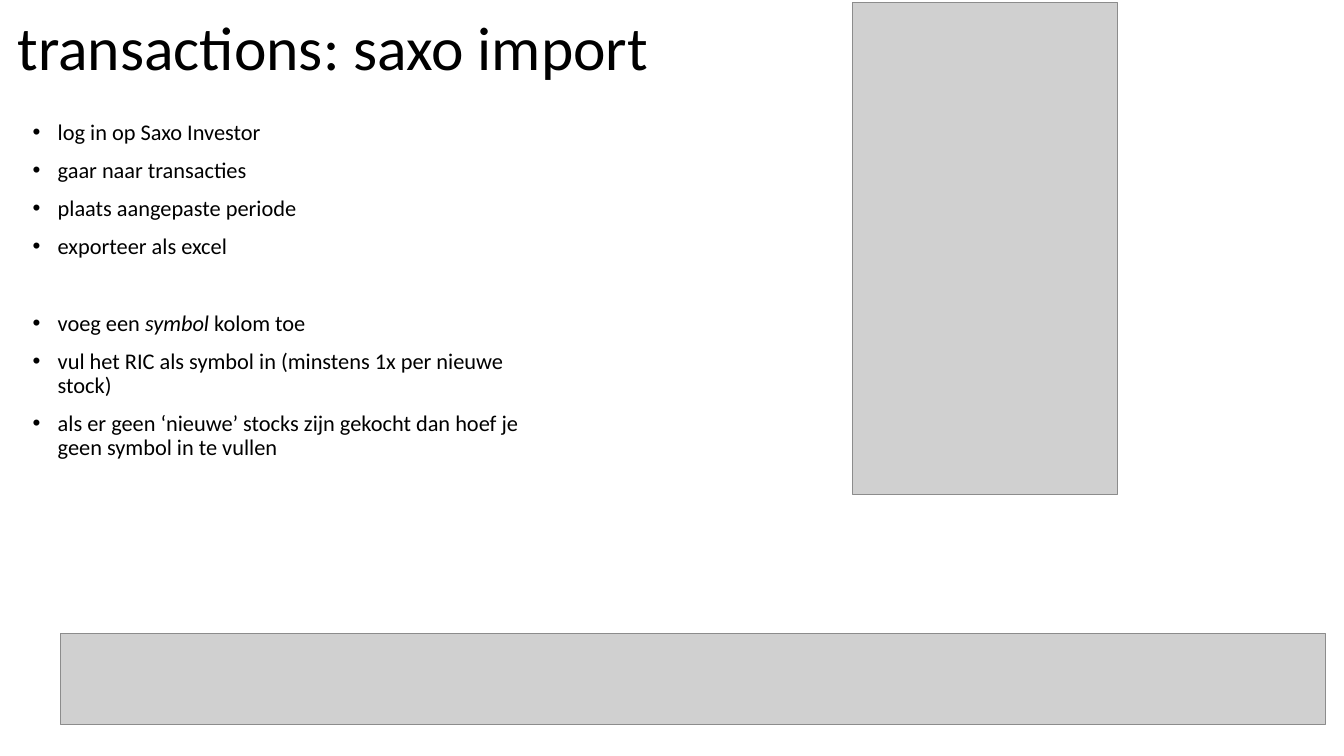
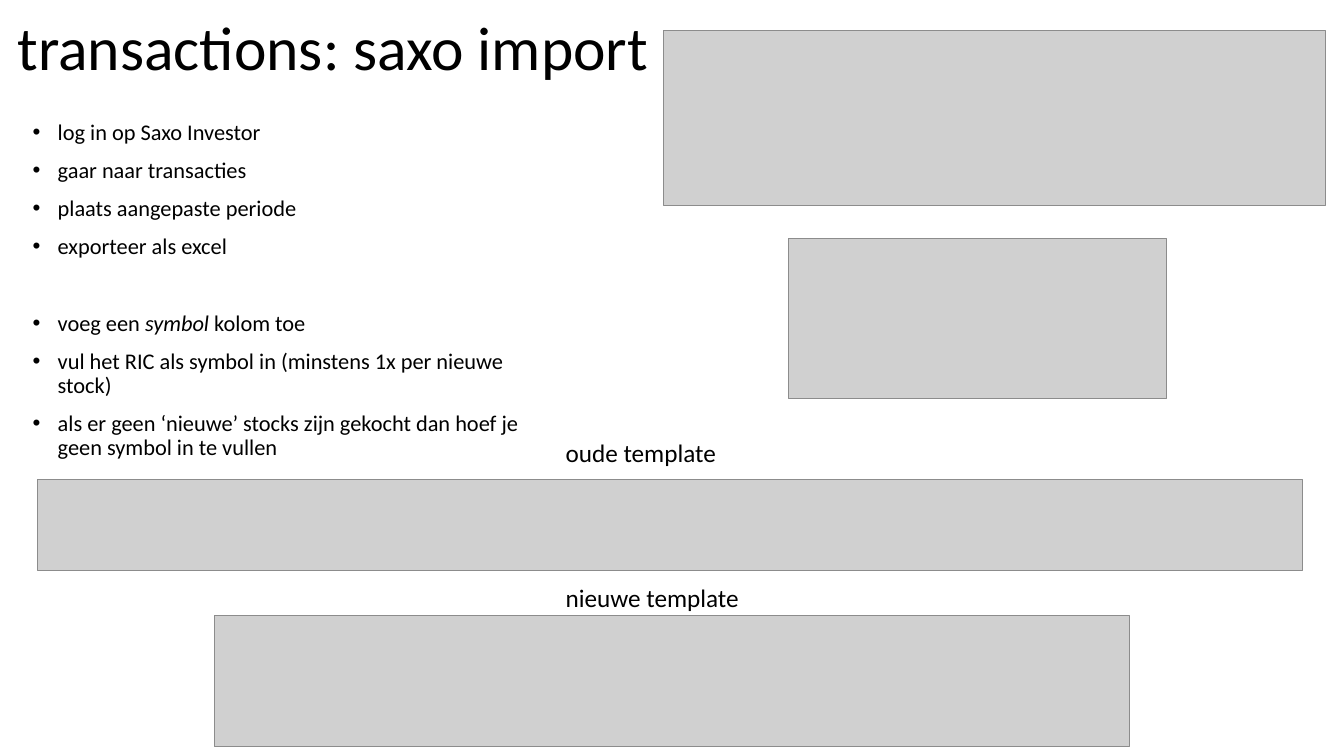
Before and after one commit to jorritvm/stocks_dashboard, a slide deck: slide 18 of doc/stock_dashboard_documentation.pptx. Drawn at 1344x756 pixels with LibreOffice and Linux fonts; fonts in the diff are those of the drawing; grey boxes stand for pictures. Boxes give left, top, right and bottom in pixels: in the first picture for what was removed or moved away, otherwise in the second. Text is boxed around its words. In the diff, an @@ line names an element or a change of style, - is before the commit and + after.

```diff
--- a/doc/stock_dashboard_documentation.pptx
+++ b/doc/stock_dashboard_documentation.pptx
@@ picture removed at (x1=853, y1=2, x2=1118, y2=494) @@
@@ picture added at (x1=663, y1=30, x2=1325, y2=205) @@
@@ picture added at (x1=788, y1=238, x2=1167, y2=398) @@
@@ text added at (x1=566, y1=444, x2=716, y2=466), 18 pt, text #000000 @@
+oude template
@@ picture moved from (x1=60, y1=633, x2=1326, y2=725) to (x1=37, y1=479, x2=1303, y2=571) @@
@@ text added at (x1=566, y1=589, x2=738, y2=611), 18 pt, text #000000 @@
+nieuwe template
@@ picture added at (x1=214, y1=616, x2=1129, y2=747) @@
```
Also in this commit, not shown: 1 other slide changed, 4 other files.
